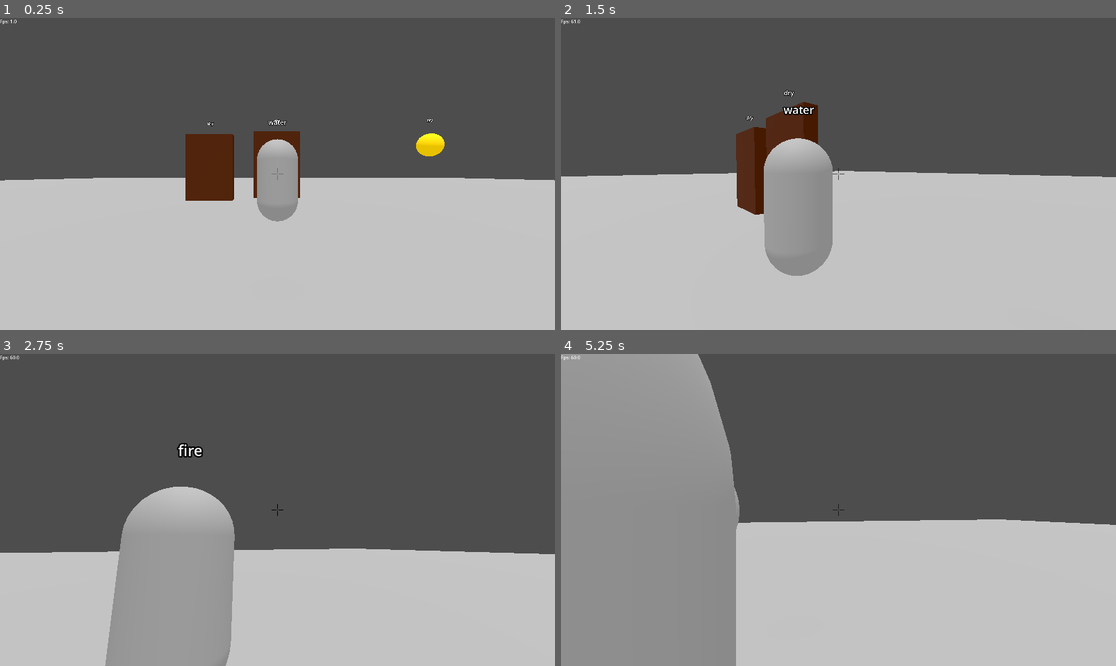
Above: before the commit, frames 1-4 (two rows, left to right).
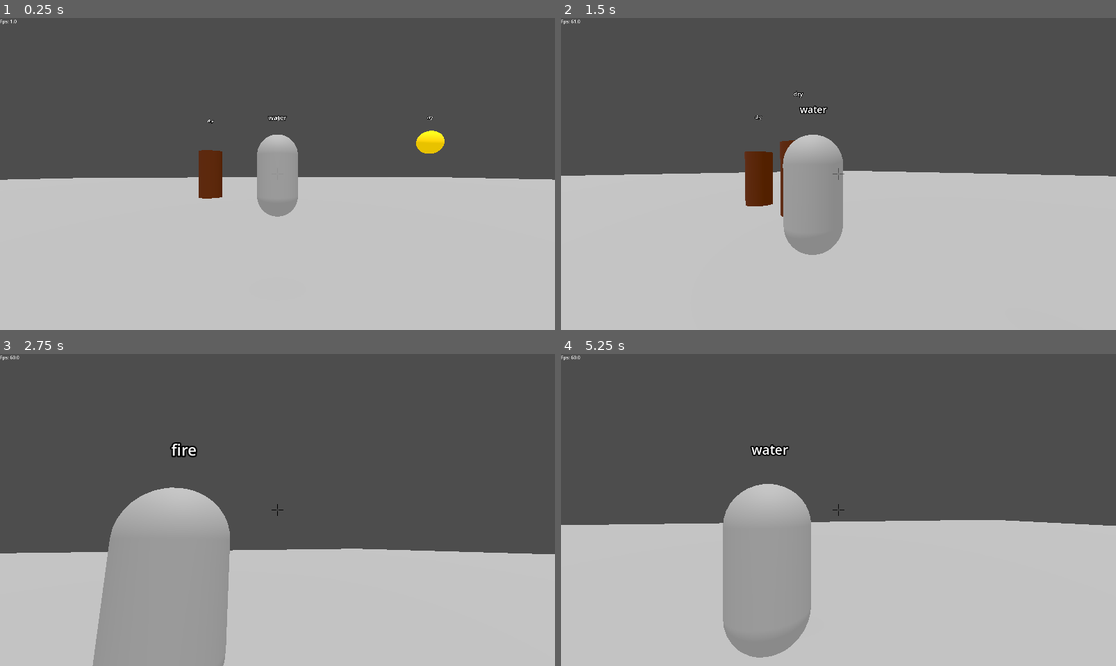
Above: after the commit, the same moments.

Repository: JZxAkuma/FIT2145-Game-Prototype-1
Game: Godot game, scene res://world.tscn
Same seed, same stepped clock (60 frames per second), same inputs: the game is played once before the commit and once after it.
Inputs (mouse positions are in pixels of both pictures, inside the frame that each line leads up to):
- Up to frame 1 (0.25 s): no input
- Up to frame 2 (1.5 s): tap Enter (ui_accept) at 0.5, 0.77 s; move the mouse to (866, 174) at 0.52 s; hold Right mouse button (aim) 0.53-1.28 s; hold W (up) from 0.53 s (still down); move the mouse to (810, 174) at 1.27 s; right-click (810, 174) at 1.35 s
- Up to frame 3 (2.75 s): keep holding W (up); tap Enter (ui_accept) at 1.52 s; move the mouse to (288, 503) at 2.02 s; hold Right mouse button (aim) from 2.03 s (still down); tap Mouse wheel down (scroll_down) at 2.1 s
- Up to frame 4 (5.25 s): keep holding W (up); move the mouse to (832, 516) at 2.77 s; release Right mouse button (aim) at 2.78 s; tap Mouse wheel up (scroll_up) at 2.85 s; tap Enter (ui_accept) at 3.02, 3.77, 4.52 s; right-click (832, 516) at 3.05 s; move the mouse to (877, 513) at 3.52 s; hold Right mouse button (aim) 3.53-4.28 s; click (877, 513) at 3.6 s; move the mouse to (794, 506) at 4.27 s; right-click (794, 506) at 4.35 s; move the mouse to (844, 510) at 5.02 s; hold Right mouse button (aim) from 5.03 s (still down)

The runs differ from the first frame. In frame 1, 2.2% of the frame differs, in the area x 0-100%, y 31-66%; in frame 2, 4.6%; in frame 3, 1.9%; in frame 4, 37%, in the area x 0-100%, y 0-100%.

Commit message:
changed poop shape

Diff:
--- a/earth_wall.tscn
+++ b/earth_wall.tscn
@@ -2,24 +2,24 @@
 
 [ext_resource type="Script" uid="uid://6mvcq83wx3h8" path="res://earth_wall.gd" id="1_7quyf"]
 
-[sub_resource type="StandardMaterial3D" id="StandardMaterial3D_oupq2"]
-albedo_color = Color(0.274499, 0.113759, 9.62615e-08, 1)
+[sub_resource type="StandardMaterial3D" id="StandardMaterial3D_7quyf"]
+albedo_color = Color(0.319543, 0.132974, 0.0111575, 1)
 
-[sub_resource type="BoxMesh" id="BoxMesh_7quyf"]
-material = SubResource("StandardMaterial3D_oupq2")
+[sub_resource type="CylinderMesh" id="CylinderMesh_7quyf"]
+material = SubResource("StandardMaterial3D_7quyf")
 
 [sub_resource type="BoxShape3D" id="BoxShape3D_oupq2"]
-size = Vector3(1.01953, 1.48647, 0.40271)
+size = Vector3(0.526794, 1.06452, 1.00797)
 
 [node name="earth_wall" type="StaticBody3D" groups=["target"]]
 script = ExtResource("1_7quyf")
 
 [node name="MeshInstance3D" type="MeshInstance3D" parent="."]
-transform = Transform3D(-1.68694e-08, 0, 2.00233, 0, 2.85163, 0, -0.385928, 0, -8.75245e-08, -0.000609979, 1.4249, 0)
-mesh = SubResource("BoxMesh_7quyf")
+transform = Transform3D(1, 0, 0, 0, 1, 0, 0, 0, 1, -0.000609979, 1.00442, 0)
+mesh = SubResource("CylinderMesh_7quyf")
 
 [node name="CollisionShape3D" type="CollisionShape3D" parent="."]
-transform = Transform3D(2.00233, 0, 0, 0, 1.94789, 0, 0, 0, 1, 0.00182711, 1.43297, 0.00079608)
+transform = Transform3D(2.00233, 0, 0, 0, 1.94789, 0, 0, 0, 1, -0.00764407, 1.02202, -0.000134706)
 shape = SubResource("BoxShape3D_oupq2")
 
 [node name="Label3D" type="Label3D" parent="."]
--- a/player.tscn
+++ b/player.tscn
@@ -13,7 +13,6 @@
 
 [node name="player" type="CharacterBody3D"]
 script = ExtResource("1_4flbx")
-aim_tween_legnht = 0.2
 
 [node name="cast point" type="Marker3D" parent="."]
 transform = Transform3D(1, 0, 0, 0, 1, 0, 0, 0, 1, -0.792579, 1.1859, -0.677856)
--- a/world.tscn
+++ b/world.tscn
@@ -31,8 +31,6 @@
 
 [node name="player" parent="." instance=ExtResource("1_f3sb7")]
 transform = Transform3D(1, 0.000169131, 0.000385628, -0.000169436, 1, 0.000843148, -0.000385494, -0.000843209, 1, 0.0192072, 1.38108, 3.93)
-sens = 0.5
-aim_camera_pos = Vector3(0.969, 0.792, 0)
 
 [node name="DirectionalLight3D" type="DirectionalLight3D" parent="."]
 transform = Transform3D(1, 0, 0, 0, 0.225614, 0.974217, 0, -0.974217, 0.225614, 0, 9.40327, 0)
